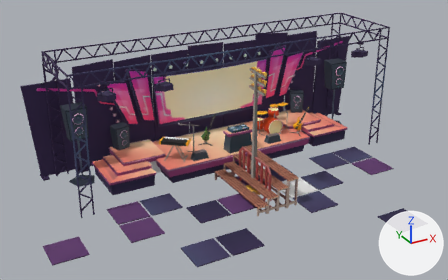
What one commit did to the glTF model FREEMODELS/curated/concert.glb.
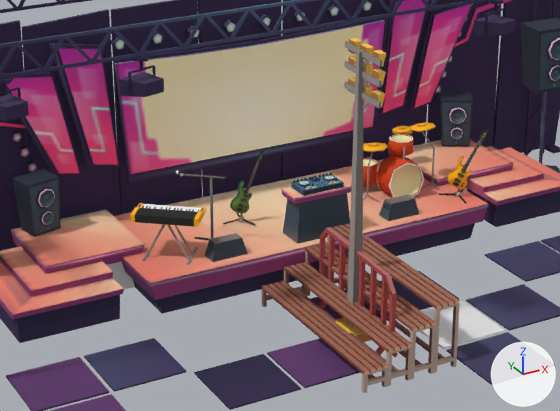
Each version appears first whole from a 50 mm lens placed at (-3.52, -5.64, 3.6), pointed at (-0.35, 0.13, 0.71), and next in a close-up on the part from 23% to 76% of the width and 18% to 80% of the height. Arrows for +X, +Y and +Z are at lower right; the lights stay in place. The last two pictures show the newer version. Where no turn or scale is listed for an object, it has been applied to the vertices.

In view in the first close-up: 'Cube_029_Material_018_0', 'Cube_035_Material_034_0', 'Cube_050_Material_035_0', 'Cube_056_Material_036_0', 'Cube_075_ad_0', 'Cube_077_ad_0', 'Cube_078_ad_0', 'Cube_079_ad_0', 'Cube_089_ad_0', 'Cube_091_ad_0', 'Cube_094_ad_0', 'Cube_189_Material_017_0', 'Cube_240_hgzh_0', 'MUSICSTORE_LOD1_001_adad_0', 'MUSICSTORE_LOD1_002_initialShadingGroup_002_0', 'MUSICSTORE_LOD1_004_initialShadingGroup_004_0', 'MUSICSTORE_LOD1_005_initialShadingGroup_004_0', 'MUSICSTORE_LOD1_006_initialShadingGroup_005_0', 'MUSICSTORE_LOD1_007_M_Colours_Master_007_0' and 52 more.
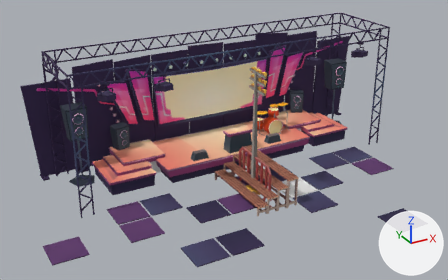
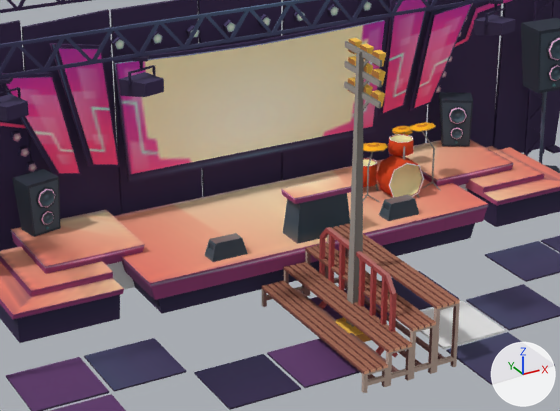
Pixel boxes (x1, y1, x2, y2) of what changed, in the close-ups (560 x 411 px):
```json
{"object": "MUSICSTORE_LOD1_001_adad_0", "change": "deleted", "before": [130, 203, 206, 264]}
{"object": "Cube_240_hgzh_0", "change": "deleted", "before": [291, 172, 344, 196], "on screen": "blue"}
{"object": "MUSICSTORE_LOD1_004_initialShadingGroup_004_0", "change": "deleted", "before": [448, 130, 489, 189], "on screen": "orange"}
{"object": "MUSICSTORE_LOD1_006_initialShadingGroup_005_0", "change": "deleted", "before": [230, 150, 265, 214], "on screen": "green"}
{"object": "MUSICSTORE_LOD1_002_initialShadingGroup_002_0", "change": "deleted", "before": [176, 170, 229, 240]}
{"object": "MUSICSTORE_LOD1_005_initialShadingGroup_004_0", "change": "deleted", "before": [438, 189, 467, 203]}
{"object": "MUSICSTORE_LOD1_007_M_Colours_Master_007_0", "change": "deleted", "before": [223, 213, 256, 226]}
```

Scene script edits in JSON lines:
```json
{"op": "remove", "block": "ob_cube_240_hgzh_0", "code": ["ob_cube_240_hgzh_0 = bpy.data.objects.new('Cube_240_hgzh_0', me_sketchfab_scene_cube_240_hgzh_0)", "ob_cube_240_hgzh_0.location = (0.069, 0.673, 0.554)"]}
{"op": "remove", "block": "ob_musicstore_lod1_001_adad_0", "code": ["ob_musicstore_lod1_001_adad_0 = bpy.data.objects.new('MUSICSTORE_LOD1_001_adad_0', me_sketchfab_scene_musicstore_lod1_001_adad_0)", "ob_musicstore_lod1_001_adad_0.location = (-0.655, 0.794, 0.483)"]}
{"op": "remove", "block": "ob_musicstore_lod1_002_initialshadinggroup_002_0", "code": ["ob_musicstore_lod1_002_initialshadinggroup_002_0 = bpy.data.objects.new('MUSICSTORE_LOD1_002_initialShadingGroup_002_0', me_sketchfab_scene_musicstore_lod1_002_initialshadinggroup_002_0)", "ob_musicstore_lod1_002_initialshadinggroup_002_0.location = (-0.441, 0.864, 0.491)"]}
{"op": "remove", "block": "ob_musicstore_lod1_004_initialshadinggroup_004_0", "code": ["ob_musicstore_lod1_004_initialshadinggroup_004_0 = bpy.data.objects.new('MUSICSTORE_LOD1_004_initialShadingGroup_004_0', me_sketchfab_scene_musicstore_lod1_004_initialshadinggroup_004_0)", "ob_musicstore_lod1_004_initialshadinggroup_004_0.location = (1.143, 0.641, 0.521)"]}
{"op": "remove", "block": "ob_musicstore_lod1_005_initialshadinggroup_004_0", "code": ["ob_musicstore_lod1_005_initialshadinggroup_004_0 = bpy.data.objects.new('MUSICSTORE_LOD1_005_initialShadingGroup_004_0', me_sketchfab_scene_musicstore_lod1_005_initialshadinggroup_004_0)", "ob_musicstore_lod1_005_initialshadinggroup_004_0.location = (1.094, 0.628, 0.488)"]}
{"op": "remove", "block": "ob_musicstore_lod1_006_initialshadinggroup_005_0", "code": ["ob_musicstore_lod1_006_initialshadinggroup_005_0 = bpy.data.objects.new('MUSICSTORE_LOD1_006_initialShadingGroup_005_0', me_sketchfab_scene_musicstore_lod1_006_initialshadinggroup_005_0)", "ob_musicstore_lod1_006_initialshadinggroup_005_0.location = (-0.098, 0.952, 0.515)"]}
{"op": "remove", "block": "ob_musicstore_lod1_007_m_colours_master_007_0", "code": ["ob_musicstore_lod1_007_m_colours_master_007_0 = bpy.data.objects.new('MUSICSTORE_LOD1_007_M_Colours_Master_007_0', me_sketchfab_scene_musicstore_lod1_007_m_colours_master_007_0)", "ob_musicstore_lod1_007_m_colours_master_007_0.location = (-0.128, 0.912, 0.479)"]}
```
